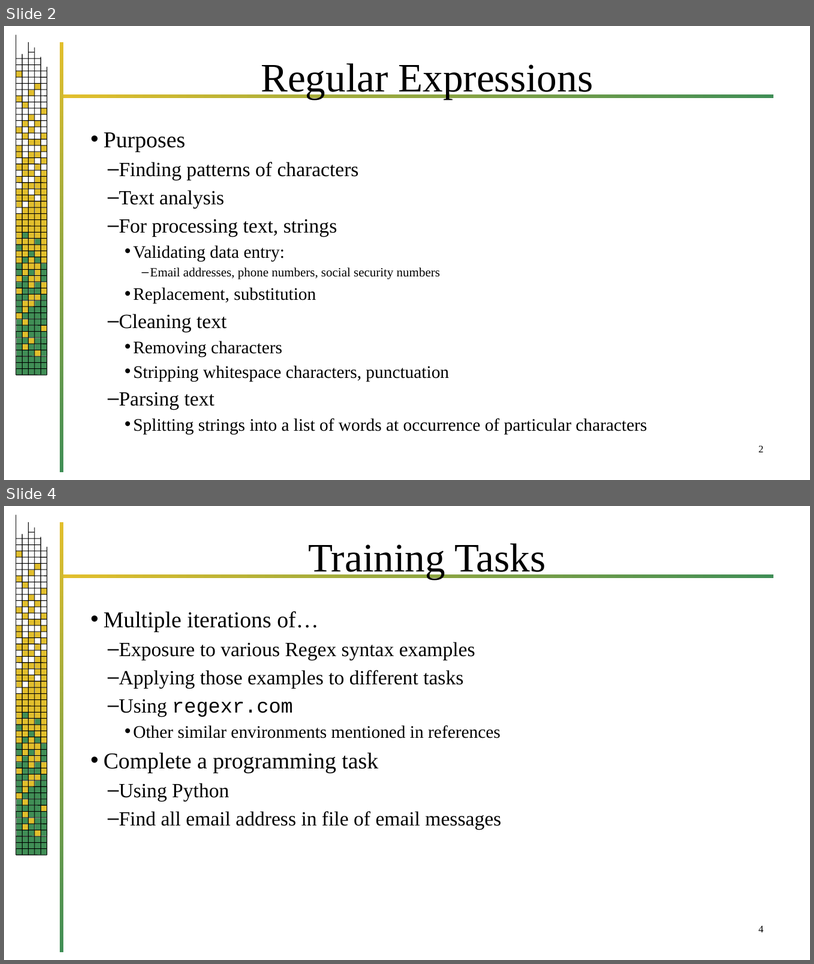
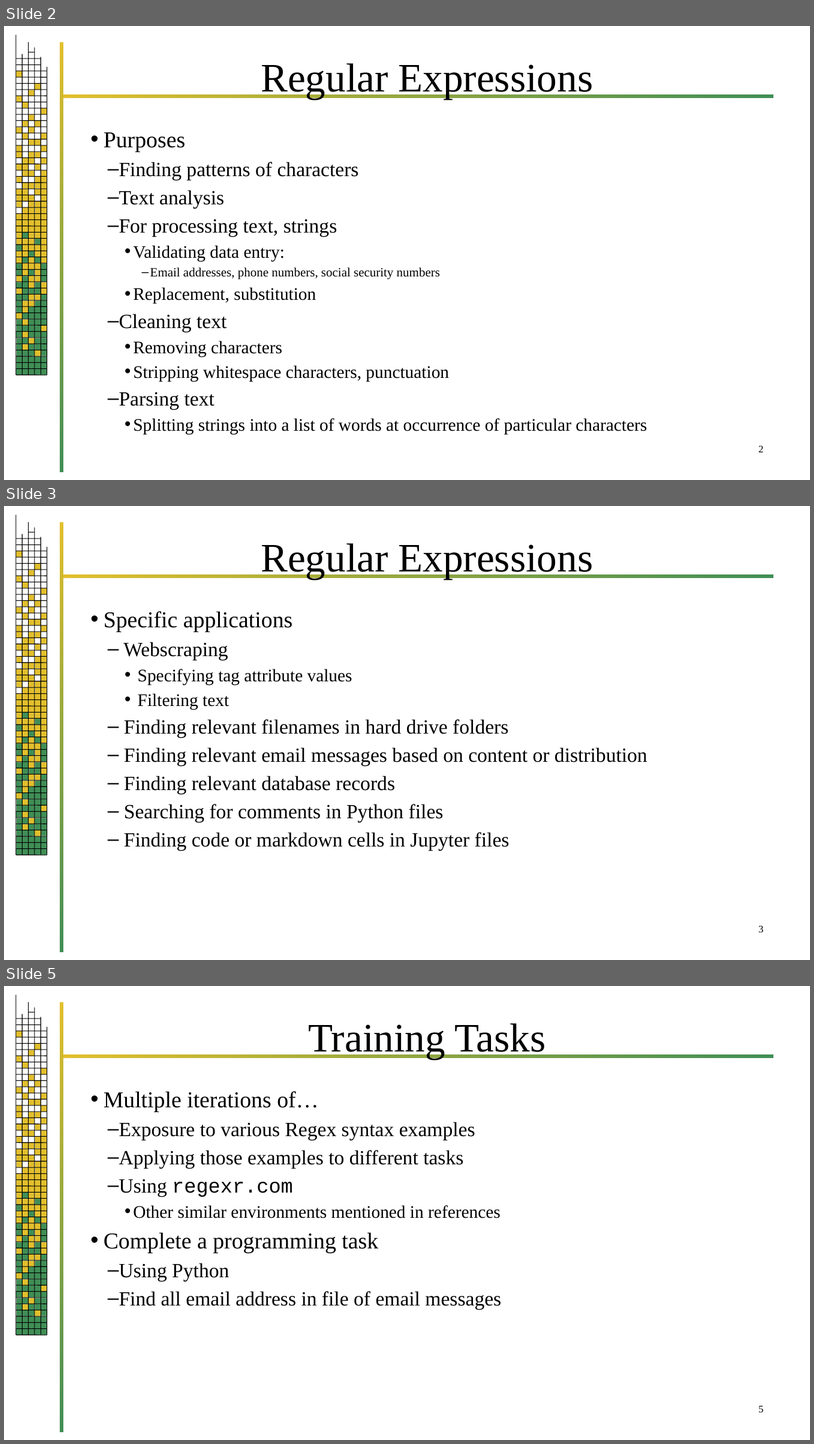
Before and after one commit to jrb28/regexSession, a slide deck: RegularExpressions(Regex).pptx. Shown one above the other, each under a label of ours: slides 2 and 4 before the commit, slides 2, 3 and 5 after it; the slides between them are not shown. The pictures are 814x964 and 814x1444 pixels, drawn with LibreOffice and Linux fonts; fonts in the diff are those of the drawing; background and template pictures are left out. Boxes give left, top, right and bottom in pixels: in the first picture for what was removed or moved away, otherwise in the second. Text is boxed around its words. In the diff, an @@ line names an element or a change of style, - is before the commit and + after.

```diff
--- a/RegularExpressions(Regex).pptx
+++ b/RegularExpressions(Regex).pptx
@@ slide 3 added at (4, 506, 810, 960), background #FFFFFF; not listed: 220 template elements that a slide beside it also shows @@
@@ title added at (261, 543, 594, 579), 48 pt, text #000000 @@
+Regular Expressions
@@ text added at (104, 611, 648, 850), 24 pt, text #000000 @@
+• Specific applications
+  – Webscraping
+    • Specifying tag attribute values
+    • Filtering text
+  – Finding relevant filenames in hard drive folders
+  – Finding relevant email messages based on content or distribution
+  – Finding relevant database records
+  – Searching for comments in Python files
+  – Finding code or markdown cells in Jupyter files
@@ page number added at (759, 925, 764, 932), 12 pt, text #000000 @@
+3
@@ what was slide 4 is now slide 5 @@
@@ page number at (759, 1405, 764, 1412): text changed @@
-4
+5
```
Also in this commit, not shown: 1 slide changed.
